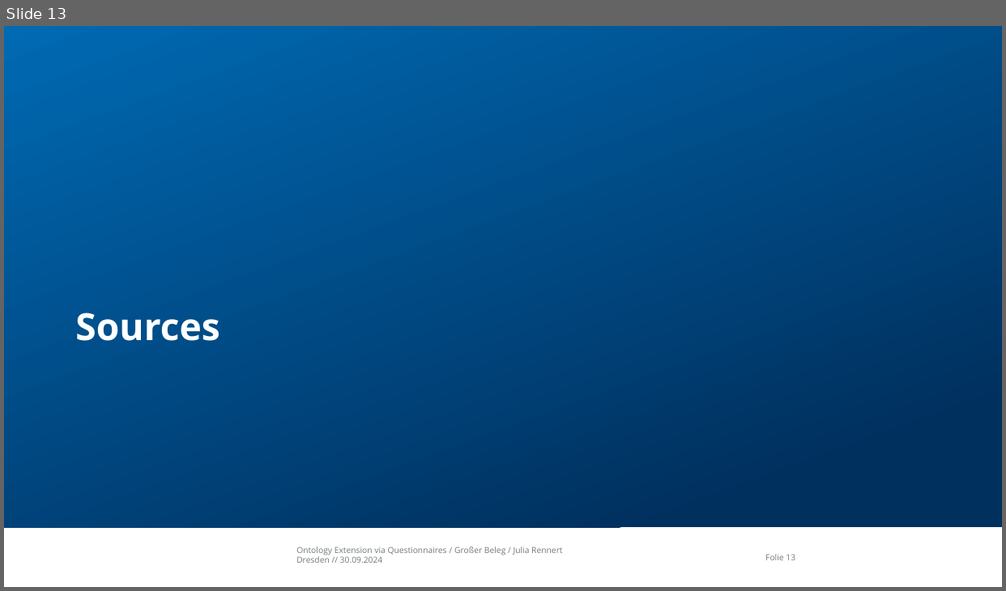
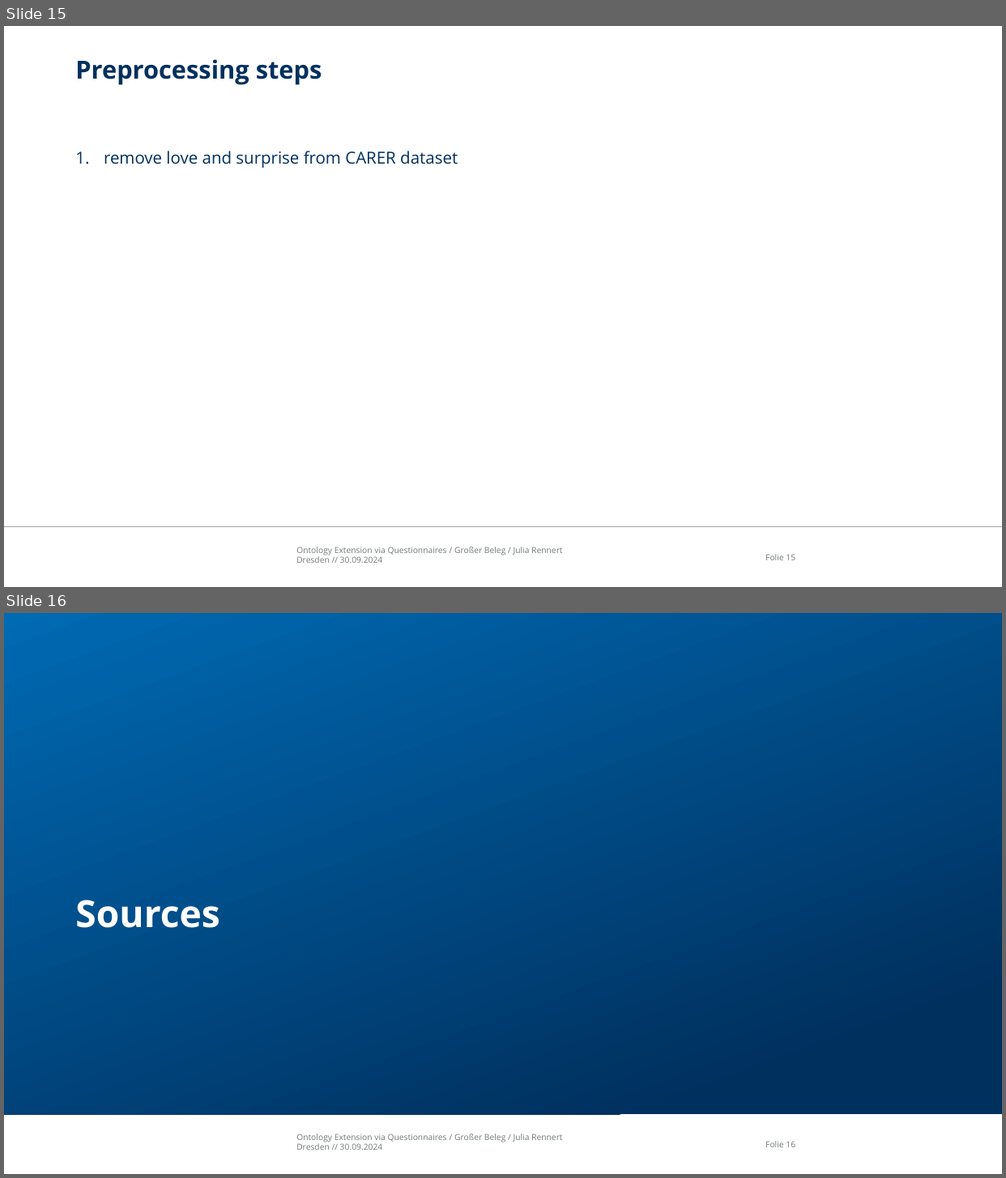
Before and after one commit to Iphled/Affective_Speech_Synthesis, a slide deck: Verteidigung/Affective_Speech_Synthesis_Presentation.pptx. Shown one above the other, each under a label of ours: slide 13 before the commit, slides 15 and 16 after it. The pictures are 1006x591 and 1006x1178 pixels, drawn with LibreOffice and Linux fonts; fonts in the diff are those of the drawing; background and template pictures are left out. Boxes give left, top, right and bottom in pixels: in the first picture for what was removed or moved away, otherwise in the second. Text is boxed around its words. In the diff, an @@ line names an element or a change of style, - is before the commit and + after.

```diff
--- a/Verteidigung/Affective_Speech_Synthesis_Presentation.pptx
+++ b/Verteidigung/Affective_Speech_Synthesis_Presentation.pptx
@@ slide 15 added at bbox=[4, 26, 1002, 587], background #FFFFFF; not listed: 3 template elements that a slide beside it also shows @@
@@ title added at bbox=[75, 59, 322, 85], 24 pt, text #00305E, bold @@
+Preprocessing steps
@@ text added at bbox=[104, 151, 458, 168], 16 pt, text #00305E @@
+1. remove love and surprise from CARER dataset
@@ what was slide 13 is now slide 16 @@
@@ page number at bbox=[765, 1141, 795, 1148]: text changed @@
-Folie 13
+Folie 16
```
Also in this commit, not shown: 2 slides changed, 2 other slides added, 2 other files.
